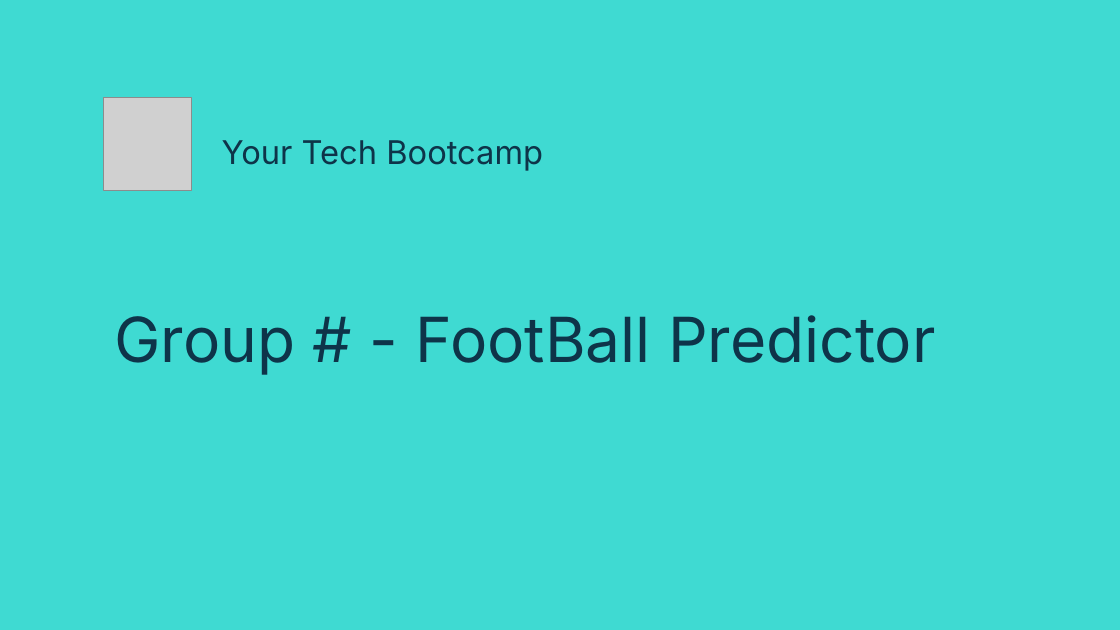
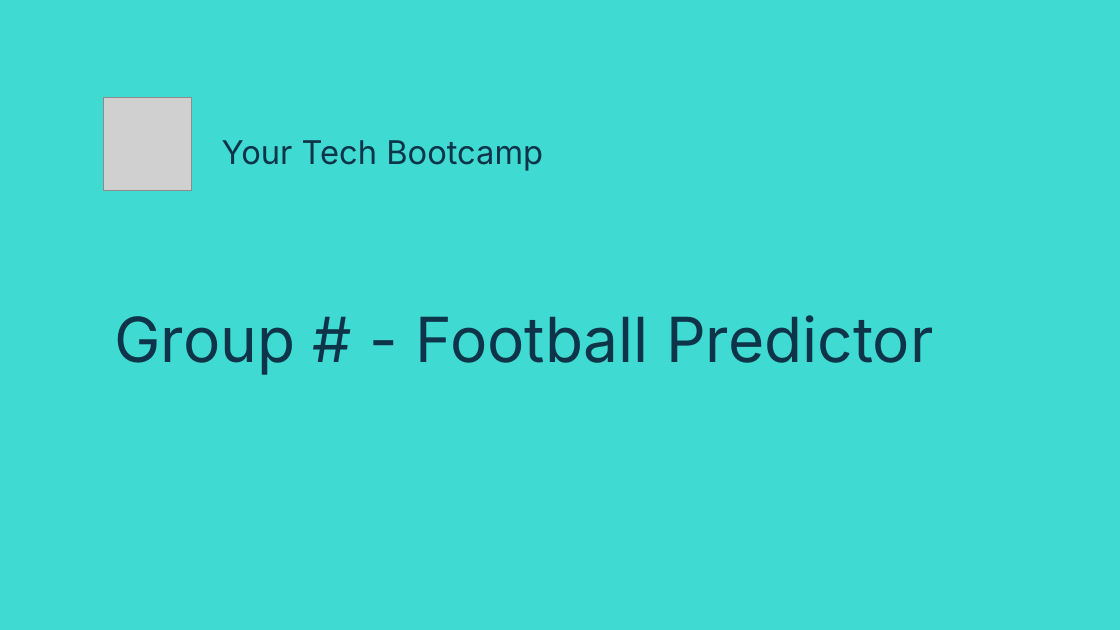
Before and after one commit to kinpintouche-star/football-predictor, a slide deck: slide 1 of docs/FootballPredictorDemoDay20260803.pptx. Drawn at 1120x630 pixels with LibreOffice and Linux fonts; fonts in the diff are those of the drawing; grey boxes stand for pictures. Boxes give left, top, right and bottom in pixels: in the first picture for what was removed or moved away, otherwise in the second. Text is boxed around its words. In the diff, an @@ line names an element or a change of style, - is before the commit and + after.

```diff
--- a/docs/FootballPredictorDemoDay20260803.pptx
+++ b/docs/FootballPredictorDemoDay20260803.pptx
@@ text at <box>115,315,933,375</box>: text changed @@
-Group # - FootBall Predictor
+Group # - Football Predictor
```
Also in this commit, not shown: 12 other slides changed.
